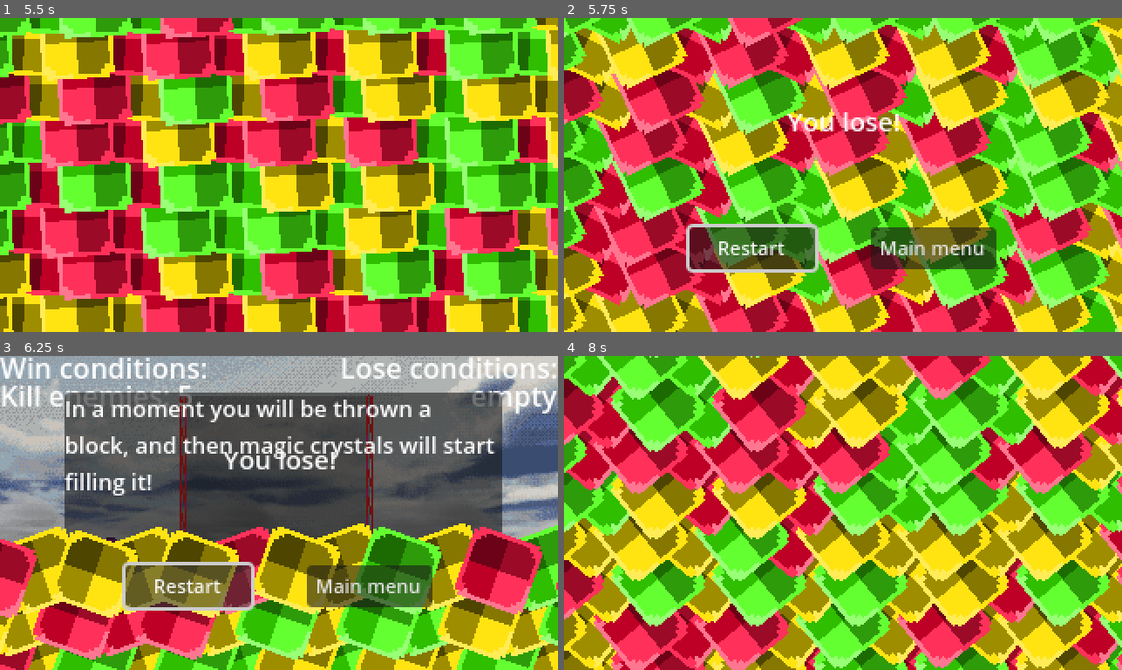
Above: before the commit, frames 1-4 (two rows, left to right).
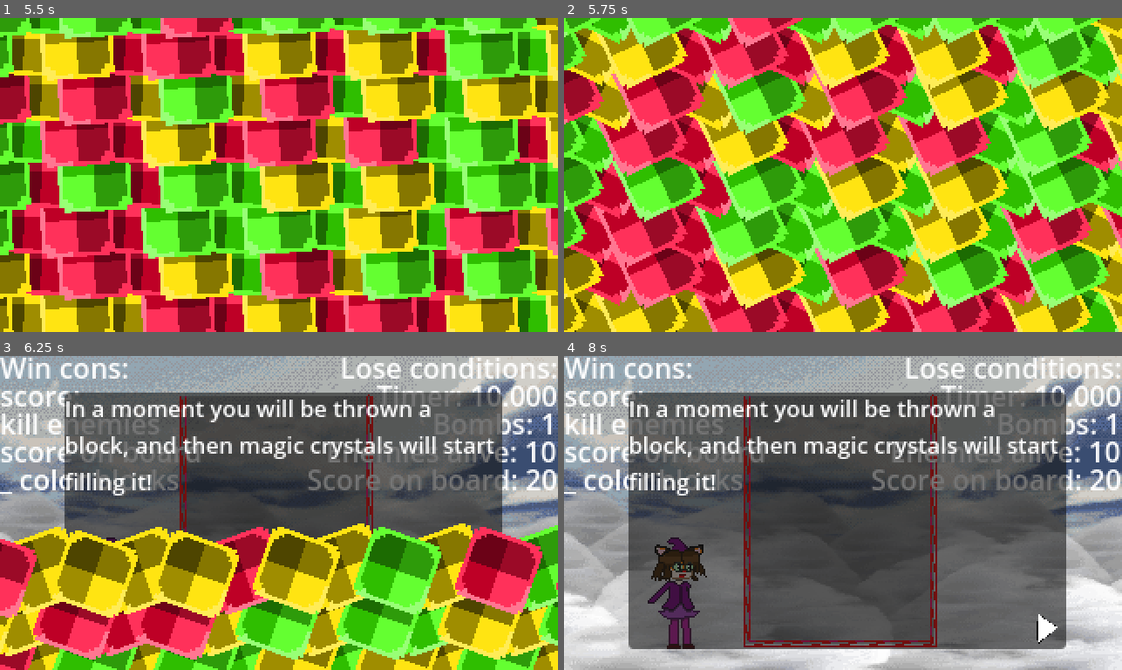
Above: after the commit, the same moments.

Repository: HuskyGameDev/2025f-team2
Game: Godot game, scene res://Scenes/TestScenes/MainMenu.tscn
The game is run twice, just before and just after one commit, with the same random seed, the same clock (stepped at 60 frames per second) and the same inputs.
Inputs (mouse positions are in pixels of both pictures, inside the frame that each line leads up to):
- Up to frame 1 (5.5 s): click "Play Game" at 0.5 s; click "Play Game" at 1.25 s; hold Right (right) 2.03-2.78 s; hold Z (release) 2.03-2.78 s; hold Down (down) 2.78-3.53 s; tap Z (release) at 2.85, 3.8, 4.35 s; hold Right (right) 3.53-4.28 s; hold R (reroll) 3.53-4.28 s; hold Up (up) 4.28-5.03 s; hold Left (left) from 5.03 s (still down); hold Z (release) from 5.03 s (still down)
- Up to frame 2 (5.75 s): keep holding Left (left); keep holding Z (release); tap Escape (pause) at 5.65 s
- Up to frame 3 (6.25 s): release Left (left) at 5.75 s; release Z (release) at 5.75 s; click (189, 585) at 5.75 s, where only the run before the commit has a clickable "Restart"
- Up to frame 4 (8 s): click (932, 585) at 6.5 s, where only the run before the commit has a clickable "Main menu"; click (753, 585) at 7.25 s, where only the run before the commit has a clickable "Restart"

Frame 1 is identical in both runs. In frame 2, 7.2% of the frame differs, in the area x 21-78%, y 30-82%; in frame 3, 17%; in frame 4, 100%, in the area x 0-100%, y 0-100%.
Error before the commit: Invalid access to property or key 'currentLevelState' on a base object of type 'null instance'. (res://Scripts/UI_Scripts/RestartLevel.gd:12)

Commit message:
Return to the world map
Made the win loss screen and pause menu more up to date. Made a way to return to the world map. Made the game return you to where you were in the world map.

Diff:
--- a/Resources/scripts/LevelState.gd
+++ b/Resources/scripts/LevelState.gd
@@ -12,3 +12,6 @@
 @export var enemyStats: LevelEnemyStats
 @export var wlconditions: WinLossConditions
 @export var background : Backgrounds
+
+#automatically set
+var worldMapPos: int = -1
--- a/Scenes/UI_Objects/WinLoseScreen.tscn
+++ b/Scenes/UI_Objects/WinLoseScreen.tscn
@@ -1,7 +1,8 @@
-[gd_scene load_steps=4 format=3 uid="uid://citcs1qcfo0ru"]
+[gd_scene load_steps=5 format=3 uid="uid://citcs1qcfo0ru"]
 
 [ext_resource type="Script" uid="uid://c1tvvf4myq6lo" path="res://Scripts/UI_Scripts/OtherSceneButton.gd" id="1_4pe0c"]
 [ext_resource type="Script" uid="uid://brses00l1g30s" path="res://Scripts/UI_Scripts/WinLose.gd" id="1_q4ug7"]
+[ext_resource type="Script" uid="uid://cu2brcrsxiqb5" path="res://Scripts/UI_Scripts/Return_World_Map.gd" id="2_ynw0g"]
 [ext_resource type="Script" uid="uid://dwgsv6prxmih3" path="res://Scripts/UI_Scripts/RestartLevel.gd" id="3_uejiw"]
 
 [node name="WinLoseScreen" type="Control" node_paths=PackedStringArray("panel", "canvas", "winScreen", "loseScreen")]
@@ -27,6 +28,7 @@
 loseScreen = NodePath("CanvasLayer/Losing")
 
 [node name="CanvasLayer" type="CanvasLayer" parent="."]
+visible = false
 
 [node name="Panel" type="Panel" parent="CanvasLayer"]
 visible = false
@@ -70,15 +72,16 @@
 text = "You win!"
 horizontal_alignment = 1
 
-[node name="NextLevel" type="Button" parent="CanvasLayer/Winning"]
+[node name="WorldMap" type="Button" parent="CanvasLayer/Winning"]
 layout_mode = 0
 offset_left = 8.0
 offset_top = 96.0
 offset_right = 80.0
 offset_bottom = 120.0
 theme_override_font_sizes/font_size = 11
-text = "Next level"
-script = ExtResource("1_4pe0c")
+text = "World Map
+"
+script = ExtResource("2_ynw0g")
 
 [node name="Menu" type="Button" parent="CanvasLayer/Winning"]
 layout_mode = 0
@@ -93,6 +96,7 @@
 targetScene = "res://Scenes/TestScenes/MainMenu.tscn"
 
 [node name="Losing" type="Control" parent="CanvasLayer"]
+visible = false
 layout_mode = 3
 anchors_preset = 8
 anchor_left = 0.5
@@ -138,7 +142,7 @@
 script = ExtResource("1_4pe0c")
 targetScene = "res://Scenes/TestScenes/MainMenu.tscn"
 
-[connection signal="pressed" from="CanvasLayer/Winning/NextLevel" to="CanvasLayer/Winning/NextLevel" method="_on_pressed"]
+[connection signal="pressed" from="CanvasLayer/Winning/WorldMap" to="CanvasLayer/Winning/WorldMap" method="_on_pressed"]
 [connection signal="pressed" from="CanvasLayer/Winning/Menu" to="CanvasLayer/Winning/Menu" method="_on_pressed"]
 [connection signal="pressed" from="CanvasLayer/Losing/Restart" to="CanvasLayer/Losing/Restart" method="_on_pressed"]
 [connection signal="pressed" from="CanvasLayer/Losing/Menu" to="CanvasLayer/Losing/Menu" method="_on_pressed"]
--- a/Scenes/UI_Objects/pause_menu.tscn
+++ b/Scenes/UI_Objects/pause_menu.tscn
@@ -1,7 +1,8 @@
-[gd_scene load_steps=3 format=3 uid="uid://cwepxmyofmf4r"]
+[gd_scene load_steps=4 format=3 uid="uid://cwepxmyofmf4r"]
 
 [ext_resource type="Script" uid="uid://cng520ljsj2ox" path="res://Scripts/UI_Scripts/Paused_Resume.gd" id="1_2hj8d"]
-[ext_resource type="Script" uid="uid://ckmkqwgmabwnx" path="res://Scripts/UI_Scripts/Paused_MainMenu.gd" id="1_ho1k2"]
+[ext_resource type="Script" uid="uid://c1tvvf4myq6lo" path="res://Scripts/UI_Scripts/OtherSceneButton.gd" id="2_2hj8d"]
+[ext_resource type="Script" uid="uid://cu2brcrsxiqb5" path="res://Scripts/UI_Scripts/Return_World_Map.gd" id="2_yuavk"]
 
 [node name="PauseMenu" type="Control"]
 process_mode = 3
@@ -15,9 +16,9 @@
 [node name="Panel" type="Panel" parent="."]
 layout_mode = 0
 offset_left = 112.0
-offset_top = 48.0
+offset_top = 24.0
 offset_right = 208.0
-offset_bottom = 144.0
+offset_bottom = 152.0
 
 [node name="Label" type="Label" parent="Panel"]
 layout_mode = 0
@@ -37,15 +38,27 @@
 text = "Resume"
 script = ExtResource("1_2hj8d")
 
-[node name="Main_Menu" type="Button" parent="Panel"]
+[node name="World_Map" type="Button" parent="Panel"]
 layout_mode = 0
 offset_left = 24.0
 offset_top = 64.0
 offset_right = 72.0
 offset_bottom = 88.0
 theme_override_font_sizes/font_size = 7
+text = "World Map"
+script = ExtResource("2_yuavk")
+
+[node name="Main_Menu" type="Button" parent="Panel"]
+layout_mode = 0
+offset_left = 24.0
+offset_top = 96.0
+offset_right = 72.0
+offset_bottom = 120.0
+theme_override_font_sizes/font_size = 7
 text = "Main Menu"
-script = ExtResource("1_ho1k2")
+script = ExtResource("2_2hj8d")
+targetScene = "res://Scenes/UI_Objects/main_menu.tscn"
 
 [connection signal="pressed" from="Panel/Resume" to="Panel/Resume" method="_on_pressed"]
+[connection signal="pressed" from="Panel/World_Map" to="Panel/World_Map" method="_on_pressed"]
 [connection signal="pressed" from="Panel/Main_Menu" to="Panel/Main_Menu" method="_on_pressed"]
--- a/Scripts/Gameplay/BoxHandler.gd
+++ b/Scripts/Gameplay/BoxHandler.gd
@@ -225,6 +225,7 @@
 				enemy.on_block_collision(self)
 			emit_signal("on_enemy_collide")
 			await levelGrid.place_block(self)
+			bPosition.y = y
 			levelGrid.next_block()
 			emit_signal("on_placed")
 			return
--- a/Scripts/GlobalScripts/GlobalSceneLoader.gd
+++ b/Scripts/GlobalScripts/GlobalSceneLoader.gd
@@ -5,7 +5,7 @@
 func debug_load(targetScene: String):
 	get_tree().change_scene_to_file(targetScene)
 
-func load_level(targetScene: String, levelState : LevelState = null):
+func load_level(targetScene: String, levelState : LevelState = null, worldMapPos: int = -1):
 	var transition : Transition = load("res://Scenes/UI_Objects/Transitions/transition1.tscn").instantiate()
 	add_child(transition)
 	await transition.animator.animation_finished
@@ -50,6 +50,17 @@
 			if get_tree().current_scene.get_child(0) is LevelManager:
 				get_tree().current_scene.get_child(0).setLevelState(levelState)
 				return
+		if worldMapPos != -1:
+			while(get_tree().current_scene == null):
+				await get_tree().process_frame
+			print("called")
+			if get_tree().current_scene is WorldMap:
+				print("called2")
+				get_tree().current_scene.pos = worldMapPos
+				return
+			if get_tree().current_scene.get_child(0) is WorldMap:
+				get_tree().current_scene.get_child(0).current_scene.pos = worldMapPos
+				return
 
 func emitTransDone(name:String):
 	onTransitionDone.emit()
--- a/Scripts/UI_Scripts/Paused_MainMenu.gd
+++ /dev/null
@@ -1,6 +0,0 @@
-extends Node
-
-#This script gives functionality to the "Main menu" button in the pause menu
-func _on_pressed() -> void:
-	get_tree().paused = false
-	get_tree().change_scene_to_file("res://Scenes/TestScenes/MainMenu.tscn")
--- /dev/null
+++ b/Scripts/UI_Scripts/Return_World_Map.gd
@@ -0,0 +1,12 @@
+extends Button
+
+#set this var to whatever scene you want this button to send you to
+@export var targetScene: String = "res://Scenes/WorldMap/worldMap.tscn"
+
+func _ready() -> void:
+	grab_focus()
+
+#When the button is pressed, loads the next scene
+func _on_pressed() -> void:
+	get_tree().paused = false
+	GlobalSceneLoader.load_level(targetScene, null, get_node("/root/Level").currentLevelState.worldMapPos)
--- a/Scripts/WorldMap/WorldMap.gd
+++ b/Scripts/WorldMap/WorldMap.gd
@@ -1,4 +1,5 @@
 extends Node3D
+class_name WorldMap
 
 @export var camera : WorldCamera
 @export var uiScreen : LevelSelectUI
@@ -9,6 +10,8 @@
 
 func _ready() -> void:
 	sets()
+	await uiScreen.animationUp()
+	camera.setPositionOfCameraFromPoint(worldPoints[pos])
 
 func _input(event: InputEvent) -> void:
 	if !vaild:
@@ -21,6 +24,7 @@
 		await sets()
 	if event.is_action_released("release"):
 		enterLevel()
+
 func next():
 	pos += 1
 	if pos >= len(worldPoints):
@@ -47,4 +51,5 @@
 	#camera.setPositionOfCameraInCutscene(worldPoints[pos])
 	await create_tween().tween_property(camera, "rotation_degrees:x", 90, 0.25).finished
 	await uiScreen.wait()
+	worldPoints[pos].level.levelObject.worldMapPos = pos
 	GlobalSceneLoader.load_level(worldPoints[pos].level.scene, worldPoints[pos].level.levelObject)
Not shown, removed: Scripts/UI_Scripts/Paused_MainMenu.gd.uid
Not shown, added: Scripts/UI_Scripts/Return_World_Map.gd.uid
